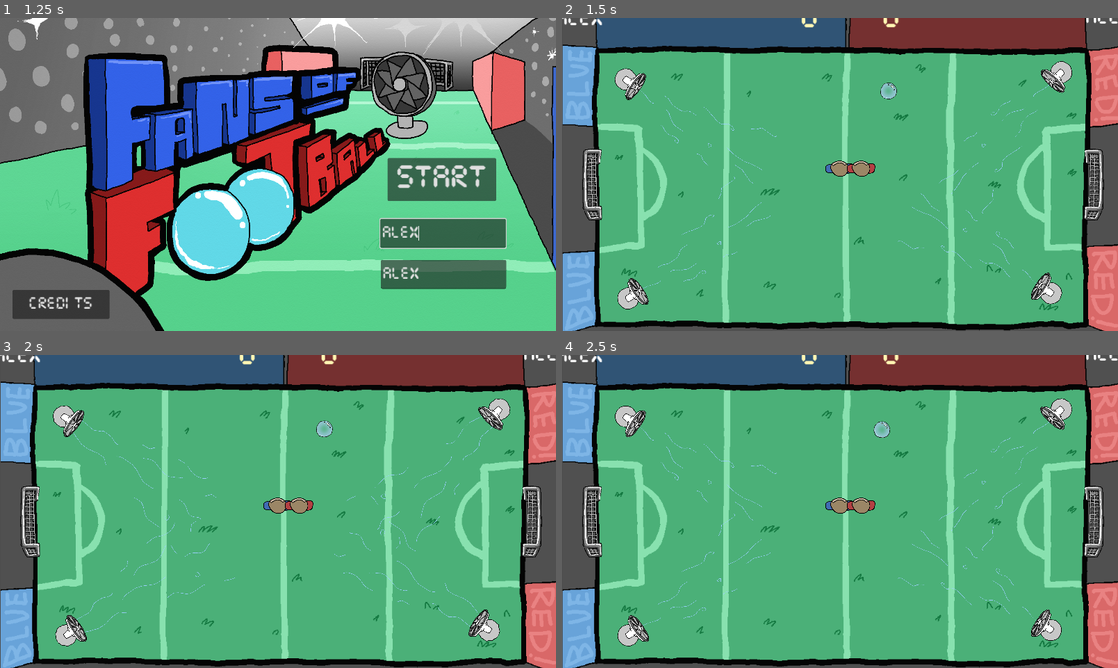
Above: before the commit, frames 1-4 (two rows, left to right).
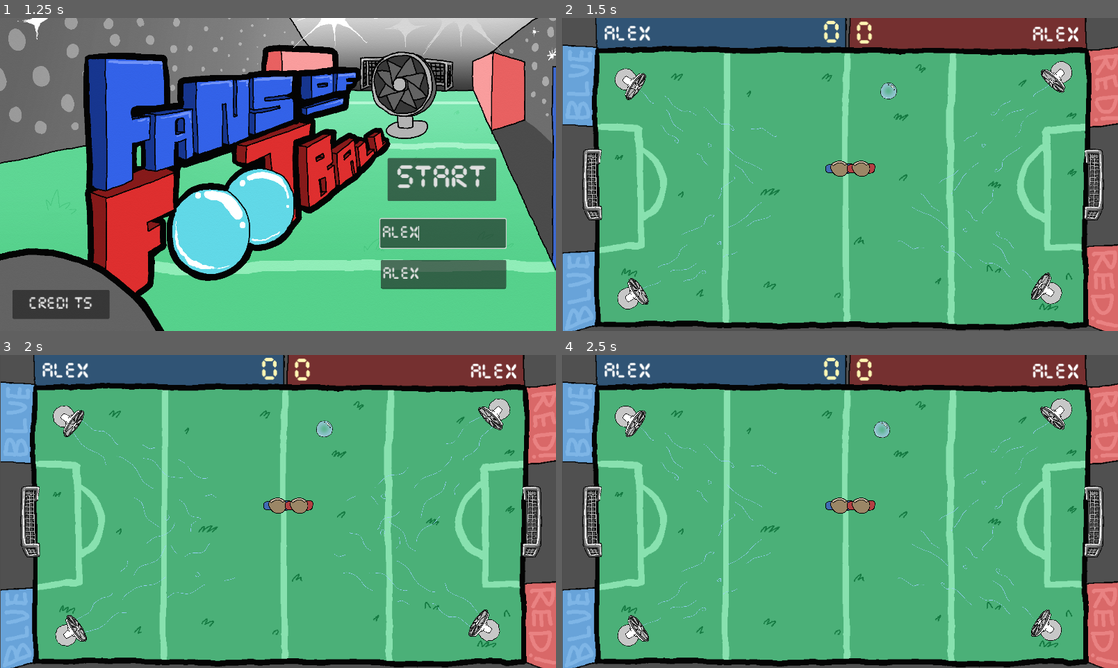
Above: after the commit, the same moments.

Repository: Calandir/ggj-2025
Game: Godot game, scene res://Scenes/menu.tscn
The game is run twice, just before and just after one commit, with the same random seed, the same clock (stepped at 60 frames per second) and the same inputs. Sound files missing from this copy of the repository are replaced by a short silence.
Inputs (mouse positions are in pixels of both pictures, inside the frame that each line leads up to):
- Up to frame 1 (1.25 s): click (444, 274) at 0.52 s; type "Alex" at 0.6 s; click (444, 233) at 0.75 s; type "Alex" at 0.83 s
- Up to frame 2 (1.5 s): click "START" at 1.25 s
- Up to frame 3 (2 s): no input
- Up to frame 4 (2.5 s): tap R (p0_spawn_bubble) at 2.1 s

Frame 1 is identical in both runs. In frame 2, 0.8% of the frame differs, in the area x 0-100%, y 0-9%; in frame 3, 0.8%; in frame 4, 0.8%.

Commit message:
move score labels back

Diff:
--- a/Scenes/example_scene.tscn
+++ b/Scenes/example_scene.tscn
@@ -42,10 +42,10 @@
 scale = Vector2(1.65, 1.65)
 
 [node name="LabelA_Player" type="Label" parent="GoalA"]
-offset_left = 902.78
-offset_top = -383.56
-offset_right = 1184.78
-offset_bottom = -328.56
+offset_left = 662.0
+offset_top = -346.0
+offset_right = 1071.0
+offset_bottom = -291.0
 pivot_offset = Vector2(105.334, 22.6666)
 size_flags_horizontal = 8
 theme_override_fonts/font = ExtResource("6_nxpui")
@@ -53,13 +53,12 @@
 horizontal_alignment = 2
 vertical_alignment = 1
 script = ExtResource("4_em4yn")
-metadata/_edit_use_anchors_ = true
 
 [node name="LabelA_Score" type="Label" parent="GoalA"]
-offset_left = 648.78
-offset_top = -389.56
-offset_right = 738.78
-offset_bottom = -318.56
+offset_left = 591.81
+offset_top = -355.015
+offset_right = 681.81
+offset_bottom = -284.015
 theme_override_colors/font_color = Color(1, 0.964706, 0.701961, 1)
 theme_override_fonts/font = ExtResource("6_nxpui")
 theme_override_font_sizes/font_size = 60
@@ -80,22 +79,21 @@
 flip_h = true
 
 [node name="LabelB_Player" type="Label" parent="GoalB"]
-offset_left = -1182.78
-offset_top = -387.56
-offset_right = -900.78
-offset_bottom = -332.56
+offset_left = -1080.0
+offset_top = -355.0
+offset_right = -683.0
+offset_bottom = -300.0
 theme_override_fonts/font = ExtResource("6_nxpui")
 theme_override_font_sizes/font_size = 40
 vertical_alignment = 2
 script = ExtResource("4_em4yn")
 playerIdentifier = 1
-metadata/_edit_use_anchors_ = true
 
 [node name="LabelB_Score" type="Label" parent="GoalB"]
-offset_left = -710.113
-offset_top = -389.56
-offset_right = -620.113
-offset_bottom = -318.56
+offset_left = -662.234
+offset_top = -356.833
+offset_right = -572.234
+offset_bottom = -285.833
 theme_override_colors/font_color = Color(1, 0.964706, 0.701961, 1)
 theme_override_fonts/font = ExtResource("6_nxpui")
 theme_override_font_sizes/font_size = 60
